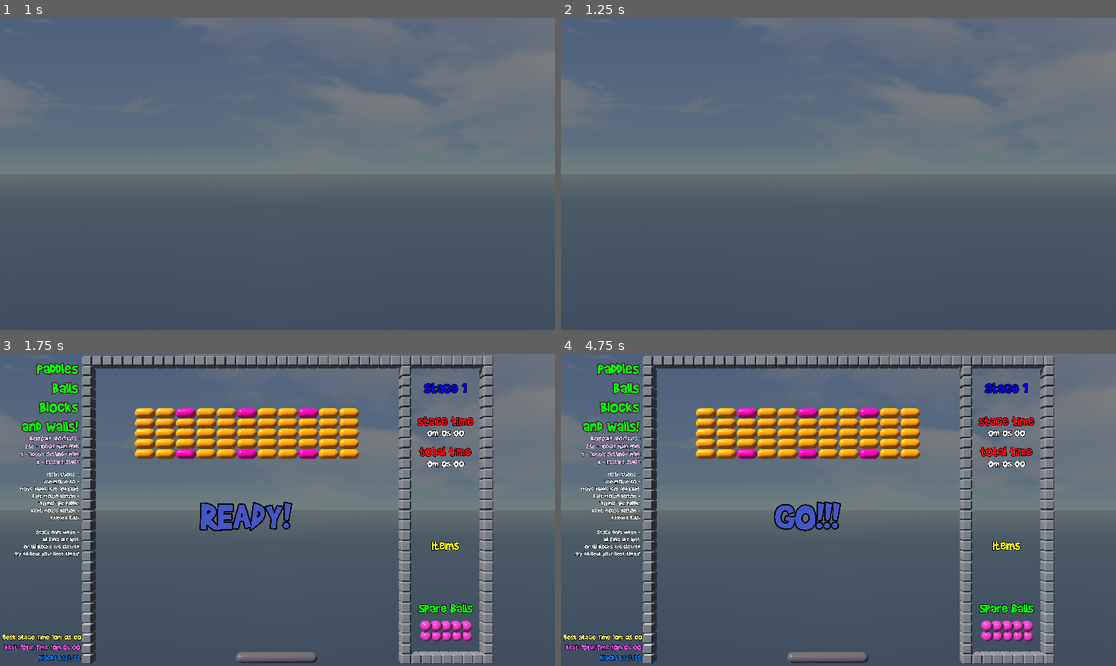
Above: before the commit, frames 1-4 (two rows, left to right).
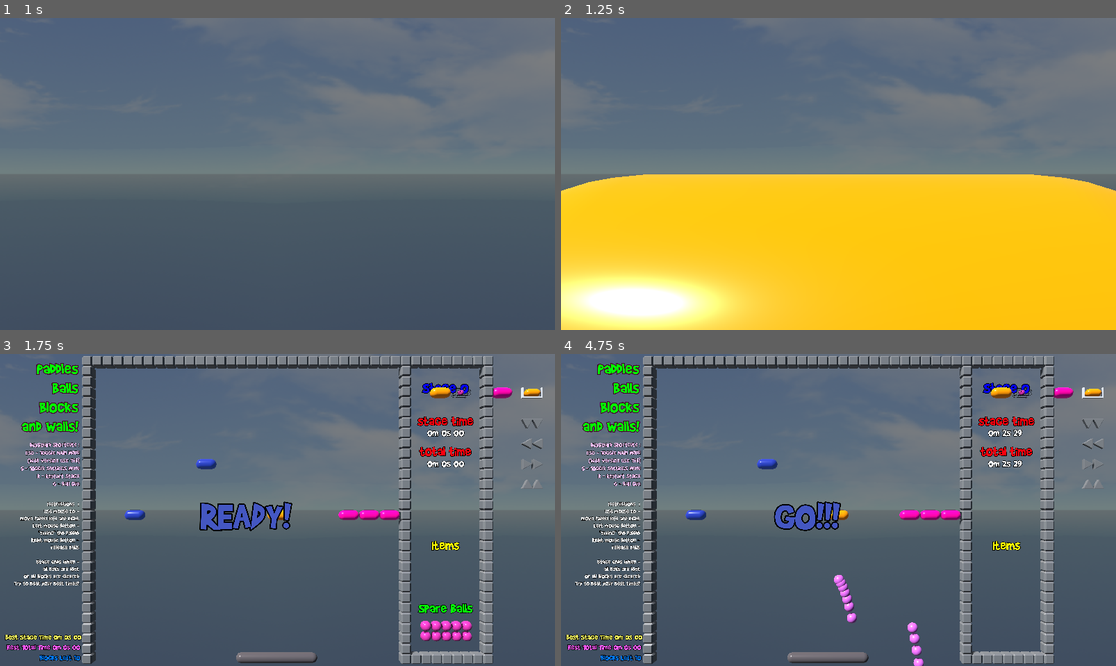
Above: after the commit, the same moments.

Repository: Chaduke/paddles_balls_blocks_walls
Game: Godot game, scene res://scenes/main.tscn
Two runs of this game, one before a commit and one after it. Both use one fixed random seed, a clock stepped at 60 frames per second and the inputs below. Sound files missing from this copy of the repository are replaced by a short silence.
Inputs (mouse positions are in pixels of both pictures, inside the frame that each line leads up to):
- Up to frame 1 (1 s): click "START GAME" at 0.5 s
- Up to frame 2 (1.25 s): no input
- Up to frame 3 (1.75 s): tap Enter (ui_accept) at 1.25, 1.52 s; move the mouse to (271, 516) at 1.27 s; press the mouse at (271, 516) at 1.28 s; hold Right (ui_right) from 1.28 s (still down); right-click (271, 516) at 1.35 s
- Up to frame 4 (4.75 s): tap Enter (ui_accept) at 1.82, 2.27, 2.57, 3.05, 3.6, 3.77, 4.07, 4.52 s; move the mouse to (877, 513) at 2.02 s; release the mouse at (877, 513) at 2.03 s; click (877, 513) at 2.1 s; tap G (ball_gun, bound only after the commit) at 2.3, 2.85 s; move the mouse to (794, 506) at 2.77 s; release Right (ui_right) at 2.78 s; hold Left (ui_left) from 2.78 s (still down); move the mouse to (844, 510) at 3.52 s; right-click (844, 510) at 3.8 s; move the mouse to (816, 503) at 4.27 s; press the mouse at (816, 503) at 4.28 s; right-click (816, 503) at 4.35 s

Frame 1 is identical in both runs. In frame 2, 49% of the frame differs, in the area x 0-100%, y 50-100%; in frame 3, 9.3%; in frame 4, 11%.
Error in both runs: Invalid assignment of property or key 'game_ready' with value of type 'bool' on a base object of type 'Node (audio_server.gd)'. (res://scripts/stage.gd:27)

Commit message:
Lot's more improvements to classic ball physics, added gravity, this may replace realistic physics mode completely

Diff:
--- a/project.godot
+++ b/project.godot
@@ -65,6 +65,11 @@
 "events": [Object(InputEventKey,"resource_local_to_scene":false,"resource_name":"","device":-1,"window_id":0,"alt_press …(192 unchanged characters)…
 ]
 }
+ball_gun={
+"deadzone": 0.5,
+"events": [Object(InputEventKey,"resource_local_to_scene":false,"resource_name":"","device":-1,"window_id":0,"alt_pressed":false,"shift_pressed":false,"ctrl_pressed":false,"meta_pressed":false,"pressed":false,"keycode":0,"physical_keycode":71,"key_label":0,"unicode":103,"location":0,"echo":false,"script":null)
+]
+}
 
 [physics]
 
--- a/scenes/ball_classic.tscn
+++ b/scenes/ball_classic.tscn
@@ -18,6 +18,7 @@
 
 [node name="ball_classic" type="Area3D"]
 collision_mask = 31
+priority = 1
 script = ExtResource("1_odfor")
 
 [node name="ball_model" type="MeshInstance3D" parent="."]
--- a/scenes/main.tscn
+++ b/scenes/main.tscn
@@ -7,6 +7,7 @@
 [ext_resource type="Texture2D" uid="uid://dh62r386qxuix" path="res://assets/images/skybox_sunny.png" id="4_w6qld"]
 [ext_resource type="PackedScene" uid="uid://dkpskgpuqpts5" path="res://scenes/paddle.tscn" id="5_478fp"]
 [ext_resource type="FontFile" uid="uid://y2fv3f1jprtd" path="res://assets/fonts/bb.ttf" id="5_l3s87"]
+[ext_resource type="PackedScene" uid="uid://byjm4pu2nw2ew" path="res://scenes/menus/confirm_quit_menu.tscn" id="5_ug5jo"]
 [ext_resource type="PackedScene" uid="uid://bs1eip3jtnoyk" path="res://scenes/menus/settings_menu.tscn" id="7_yw4vb"]
 
 [sub_resource type="PanoramaSkyMaterial" id="PanoramaSkyMaterial_6o1mp"]
@@ -41,6 +42,10 @@
 process_mode = 2
 visible = false
 
+[node name="confirm_quit_menu" parent="." instance=ExtResource("5_ug5jo")]
+process_mode = 2
+visible = false
+
 [node name="camera" type="Camera3D" parent="."]
 transform = Transform3D(1, 0, 0, 0, 1, 0, 0, 0, 1, 0, 15, -200)
 fov = 45.0
@@ -72,32 +77,22 @@
 [node name="WorldEnvironment" type="WorldEnvironment" parent="."]
 environment = SubResource("Environment_enept")
 
-[node name="web_shortcuts" type="Label3D" parent="."]
-transform = Transform3D(1, 0, 0, 0, 1, 0, 0, 0, 1, -19.4, 21.0931, -37)
-visible = false
-text = "Keyboard Shortcuts :
-TAB - Toggle Main Menu
-S - Toggle Settings Menu
-R - Restart Stage"
-font = ExtResource("5_l3s87")
-font_size = 100
-outline_size = 20
-horizontal_alignment = 2
-
-[node name="desktop_shortcuts" type="Label3D" parent="."]
-transform = Transform3D(0.998567, 0, -0.0535211, 0, 1, 0, 0.0535211, 0, 0.998567, -19.4476, 20.9226, -37)
+[node name="keyboard" type="Label3D" parent="."]
+transform = Transform3D(0.998567, 0, -0.0535211, 0, 1, 0, 0.0535211, 0, 0.998567, -19.4476, 19.5169, -37)
 modulate = Color(1, 0.788235, 1, 1)
 text = "Keyboard Shortcuts :
 ESC - Toggle Main Menu
+(web version use TAB)
 S - Toggle Settings Menu
-R - Restart Stage"
+R - Restart Stage
+G - Ball Gun"
 font = ExtResource("5_l3s87")
 font_size = 130
 outline_size = 20
 horizontal_alignment = 2
 
 [node name="instructions_label" type="Label3D" parent="."]
-transform = Transform3D(1, 0, 0, 0, 1, 0, 0, 0, 1, -19.5023, 14.6162, -37)
+transform = Transform3D(1, 0, 0, 0, 1, 0, 0, 0, 1, -19.5023, 11.7037, -37)
 text = "Instructions  :
 Use mouse to -
 move paddle left and right
@@ -114,3 +109,8 @@
 font_size = 120
 outline_size = 20
 horizontal_alignment = 2
+
+[node name="ball_gun_timer" type="Timer" parent="."]
+wait_time = 0.1
+
+[connection signal="timeout" from="ball_gun_timer" to="." method="_on_ball_gun_timer_timeout"]
--- /dev/null
+++ b/scenes/menus/confirm_quit_menu.tscn
@@ -0,0 +1,29 @@
+[gd_scene load_steps=3 format=3 uid="uid://byjm4pu2nw2ew"]
+
+[ext_resource type="Script" path="res://scripts/menus/confirm_quit_menu.gd" id="1_f5v7h"]
+[ext_resource type="FontFile" uid="uid://y2fv3f1jprtd" path="res://assets/fonts/bb.ttf" id="2_r3ruj"]
+
+[node name="confirm_quit_menu" type="Control"]
+layout_mode = 3
+anchors_preset = 15
+anchor_right = 1.0
+anchor_bottom = 1.0
+grow_horizontal = 2
+grow_vertical = 2
+script = ExtResource("1_f5v7h")
+
+[node name="confirm_quit_label" type="Label" parent="."]
+layout_mode = 0
+offset_left = 204.0
+offset_top = 277.0
+offset_right = 1711.0
+offset_bottom = 814.0
+theme_override_colors/font_color = Color(1, 1, 0, 1)
+theme_override_colors/font_shadow_color = Color(0, 0, 0, 1)
+theme_override_constants/shadow_outline_size = 14
+theme_override_fonts/font = ExtResource("2_r3ruj")
+theme_override_font_sizes/font_size = 150
+text = "Really Quit?
+ENTER or SPACE  to confirm
+ESC to Cancel"
+horizontal_alignment = 1
--- a/scenes/menus/settings_menu.tscn
+++ b/scenes/menus/settings_menu.tscn
@@ -20,6 +20,15 @@
 offset_bottom = 712.0
 theme_override_font_sizes/font_size = 24
 text = "Show 3D Background"
+
+[node name="ball_physics_checkbutton" type="CheckButton" parent="."]
+layout_mode = 0
+offset_left = 791.0
+offset_top = 693.0
+offset_right = 1085.0
+offset_bottom = 758.0
+theme_override_font_sizes/font_size = 24
+text = "Realistic Ball Physics"
 
 [node name="settings_label" type="Label" parent="."]
 layout_mode = 0
@@ -49,18 +58,18 @@
 
 [node name="back_button" type="Button" parent="."]
 layout_mode = 0
-offset_left = 904.0
-offset_top = 748.0
-offset_right = 949.0
-offset_bottom = 779.0
+offset_left = 901.0
+offset_top = 809.0
+offset_right = 946.0
+offset_bottom = 840.0
 text = "Back"
 
 [node name="reset_times_button" type="Button" parent="."]
 layout_mode = 0
-offset_left = 851.0
-offset_top = 708.0
-offset_right = 1010.0
-offset_bottom = 739.0
+offset_left = 848.0
+offset_top = 769.0
+offset_right = 1007.0
+offset_bottom = 800.0
 text = "Reset Record Times"
 
 [node name="cancel_button" type="Button" parent="."]
@@ -73,6 +82,7 @@
 text = "Cancel"
 
 [connection signal="toggled" from="show_background_checkbutton" to="." method="_on_show_background_checkbutton_toggled"]
+[connection signal="toggled" from="ball_physics_checkbutton" to="." method="_on_ball_physics_checkbutton_toggled"]
 [connection signal="pressed" from="back_button" to="." method="_on_back_button_pressed"]
 [connection signal="pressed" from="reset_times_button" to="." method="_on_reset_times_button_pressed"]
 [connection signal="pressed" from="cancel_button" to="." method="_on_cancel_button_pressed"]
--- a/scenes/stage_blocks/blocks_0.tscn
+++ b/scenes/stage_blocks/blocks_0.tscn
@@ -38,7 +38,7 @@
 
 [node name="block_pink" parent="." instance=ExtResource("7_05wca")]
 transform = Transform3D(1, 0, 0, 0, 1, 0, 0, 0, 1, 25.5, 14.5, 0)
-item_type = "SmallBalls"
+item_type = "GravityReverse"
 
 [node name="block_pink3" parent="." instance=ExtResource("7_05wca")]
 transform = Transform3D(1, 0, 0, 0, 1, 0, 0, 0, 1, 27.5, 14.5, 0)
--- a/scripts/audio_server.gd
+++ b/scripts/audio_server.gd
@@ -1,3 +1,9 @@
+# audio_server.gd
+
+# this is experimental, not even sure if its a good idea
+# I think for music it could work but sounds seem to work
+# better attached to individual scenes that make them
+# probably should rename this to "music server" or "music manager"
 extends Node
 
 # music
--- a/scripts/ball_classic.gd
+++ b/scripts/ball_classic.gd
@@ -2,7 +2,9 @@
 extends Area3D
 class_name BallClassic
 
-var velocity = Vector3(0,0,0)
+var velocity = Vector3(0.0,0.0,0.0)
+var acceleration = Vector3(0.0,-10.0,0.0)
+
 var x_velocity_limit = 50
 var y_velocity_limit = 50
 
@@ -11,13 +13,12 @@
 var right_bounds = 0.0
 
 func _ready():
-	velocity.x = 1
-	velocity.y = 10
 	$release_sound.play()
 	update_bounds()
 
 func _process(delta):
 	limit_ball_velocity()
+	velocity += acceleration * delta
 	position += velocity * delta
 
 func limit_ball_velocity():
@@ -40,8 +41,8 @@
 		block_collision(body)
 	elif body is Stage:
 		wall_collision()
-	else:
-		print_debug("Collided with something other than paddle, block or stage : " + body.name)
+	#else:
+		#print_debug("Collided with something other than paddle, block or stage : " + body.name)
 
 func update_bounds():
 	var ball_offset = Global.ball_offset()
--- a/scripts/blocks/block_clear.gd
+++ b/scripts/blocks/block_clear.gd
@@ -27,13 +27,13 @@
 	ball_instance.position = global_transform.origin
 	var rng = RandomNumberGenerator.new()
 	rng.randomize()
-	var random_int = rng.randi_range(-10,10)
+	var r = rng.randf_range(-10,10)
 	if Global.default_ball_mode:
-		ball_instance.linear_velocity.x += random_int
+		ball_instance.linear_velocity.x += r
 		ball_instance.linear_velocity.y += 10
 	else:
-		ball_instance.velocity.x += random_int
-		ball_instance.velocity.y += 10
+		ball_instance.velocity.x = r
+		ball_instance.velocity.y = 10
 	main_scene.balls.append(ball_instance)
 	main_scene.add_child.call_deferred(ball_instance)
 
--- a/scripts/global.gd
+++ b/scripts/global.gd
@@ -1,7 +1,7 @@
 # global.gd
 extends Node
 
-var current_stage = 1
+var current_stage = 0
 # you have to count stage 0 in total_stages, 0 is the testing stage
 # so total_stages is the number of playable stages + 1
 var total_stages = 16
--- a/scripts/main.gd
+++ b/scripts/main.gd
@@ -38,8 +38,6 @@
 		tab_event.keycode = KEY_TAB
 		InputMap.action_erase_event("ui_cancel",escape_event)
 		InputMap.action_add_event("ui_cancel", tab_event)
-		$web_shortcuts.show()
-		$desktop_shortcuts.hide()
 
 func _process(delta):
 	elapsed_time+=delta
@@ -67,6 +65,8 @@
 		if elapsed_time > 0.1 : toggle_settings()
 	if Input.is_action_just_pressed("reset"):
 		restart_stage()
+	if Input.is_action_just_pressed("ball_gun"):
+		$ball_gun_timer.start()
 
 func toggle_main_menu():
 	$main_menu.show()
@@ -85,7 +85,11 @@
 		# position the new ball in respect to the paddle
 		var ball_offset = Global.ball_offset() + 0.1
 		ball_instance.position = $paddle.position + Vector3(0,ball_offset,0)
-		if Global.default_ball_mode: ball_instance.linear_velocity += Vector3(10,40,0)
+		if Global.default_ball_mode:
+			ball_instance.linear_velocity += Vector3(10,40,0)
+		else:
+			ball_instance.velocity.x = 2
+			ball_instance.velocity.y = 10
 		# add the new ball to our list and to the main scene
 		balls.append(ball_instance)
 		add_child(ball_instance)
@@ -133,7 +137,9 @@
 		var spare_ball = spare_balls.get_child(0)
 		spare_ball.queue_free()
 		balls_left-=1
-		if balls_left < 0: balls_left = 0
+		if balls_left < 0:
+			balls_left = 0
+			$ball_gun_timer.stop()
 		return true
 	else:
 		if Global.infinite_balls:
@@ -206,3 +212,6 @@
 		clear_existing_mesh_instance(ball_instance)
 		add_new_mesh_instance(ball_instance)
 		setup_ball_collision(ball_instance)
+
+func _on_ball_gun_timer_timeout():
+	spawn_ball()
--- a/scripts/menus/all_stages_clear_menu.gd
+++ b/scripts/menus/all_stages_clear_menu.gd
@@ -15,4 +15,8 @@
 	Input.set_mouse_mode(Input.MOUSE_MODE_CAPTURED)
 
 func _on_quit_button_pressed():
-	get_tree().quit()
+	var main_scene = get_tree().root.get_child(2)
+	var confirm = main_scene.find_child("confirm_quit_menu")
+	confirm.show()
+	confirm.previous_menu = self
+	hide()
--- /dev/null
+++ b/scripts/menus/confirm_quit_menu.gd
@@ -0,0 +1,13 @@
+extends Control
+var previous_menu = null
+
+func _process(_delta):
+	if visible:
+		if Input.is_action_just_pressed("ui_cancel"):
+			hide()
+			if previous_menu:
+				previous_menu.show()
+				if previous_menu.name=="main_menu":
+					previous_menu.elapsed_time = 0.0
+		elif Input.is_action_just_pressed("ui_accept"):
+			get_tree().quit()
--- a/scripts/menus/game_over_menu.gd
+++ b/scripts/menus/game_over_menu.gd
@@ -14,4 +14,8 @@
 	main_scene.restart_stage()
 
 func _on_quit_button_pressed():
-	get_tree().quit()
+	var main_scene = get_tree().root.get_child(2)
+	var confirm = main_scene.find_child("confirm_quit_menu")
+	confirm.show()
+	confirm.previous_menu = self
+	hide()
--- a/scripts/menus/main_menu.gd
+++ b/scripts/menus/main_menu.gd
@@ -9,10 +9,10 @@
 			if elapsed_time > 0.1 and other_menus_closed():
 				resume_game()
 		else:
-			get_tree().quit()
+			if elapsed_time > 0.1: get_tree().quit()
 
 func other_menus_closed():
-	var main_scene = get_tree().root.get_child(1)
+	var main_scene = get_tree().root.get_child(2)
 	var game_over_menu = main_scene.find_child("game_over_menu")
 	var stage = main_scene.find_child("stage")
 	var stage_cleared_menu = stage.find_child("stage_cleared_menu")
@@ -39,7 +39,11 @@
 		$quit_button.hide()
 
 func _on_quit_button_pressed():
-	get_tree().quit()
+	var main_scene = get_tree().root.get_child(2)
+	var confirm = main_scene.find_child("confirm_quit_menu")
+	confirm.show()
+	confirm.previous_menu = self
+	hide()
 
 func _on_start_button_pressed():
 	start_game()
--- a/scripts/menus/settings_menu.gd
+++ b/scripts/menus/settings_menu.gd
@@ -51,3 +51,6 @@
 func _on_cancel_button_pressed():
 	$cancel_button.hide()
 	$reset_times_button.text = "Reset Record Times"
+
+func _on_ball_physics_checkbutton_toggled(toggled_on):
+	Global.default_ball_mode = toggled_on
--- a/scripts/menus/stage_cleared_menu.gd
+++ b/scripts/menus/stage_cleared_menu.gd
@@ -44,4 +44,8 @@
 	stage_scene.load_next_stage()
 
 func _on_quit_button_pressed():
-	get_tree().quit()
+	var main_scene = get_tree().root.get_child(2)
+	var confirm = main_scene.find_child("confirm_quit_menu")
+	confirm.show()
+	confirm.previous_menu = self
+	hide()
--- a/scripts/paddle.gd
+++ b/scripts/paddle.gd
@@ -59,6 +59,7 @@
 
 func _process(_delta):
 	if Input.is_action_pressed("swing_paddle"):
+		if OS.get_name() == "Web": Input.mouse_mode = Input.MOUSE_MODE_CAPTURED
 		if position.y > 0.5:
 			position.y -= 0.3
 			if position.y < 0.5:
--- a/scripts/pickup_item.gd
+++ b/scripts/pickup_item.gd
@@ -118,14 +118,30 @@
 	elif item_type == "SmallBalls":
 		shrink_balls()
 	elif item_type == "GravityReverse":
-		# change the Y vector to 1 instead of -1, reversing gravity pull
-		PhysicsServer3D.area_set_param(get_world_3d().space,
-		PhysicsServer3D.AREA_PARAM_GRAVITY_VECTOR,
-		Vector3(0, 1, 0))
+		reverse_gravity()
 	elif item_type == "InfiniteBalls":
 		Global.infinite_balls = true
 	elif item_type == "MaxPaddle":
 		paddle.maximize()
+
+func reverse_gravity():
+	# change the Y vector to 1 instead of -1, reversing gravity pull
+	PhysicsServer3D.area_set_param(get_world_3d().space,
+	PhysicsServer3D.AREA_PARAM_GRAVITY_VECTOR,
+	Vector3(0, 1, 0))
+	var main_scene = get_tree().root.get_child(2)
+	for ball in main_scene.balls:
+		if ball is BallClassic:
+			ball.acceleration.y = 10.0
+
+func restore_gravity():
+	PhysicsServer3D.area_set_param(get_world_3d().space,
+	PhysicsServer3D.AREA_PARAM_GRAVITY_VECTOR,
+	Vector3(0, -1, 0))
+	var main_scene = get_tree().root.get_child(2)
+	for ball in main_scene.balls:
+		if ball is BallClassic:
+			ball.acceleration.y = -10.0
 
 func grow_balls():
 	var current = Global.current_ball_size
@@ -161,9 +177,7 @@
 	if secs == timer:
 		Global.set_slot_inactive(slot)
 		if item_type == "GravityReverse":
-			PhysicsServer3D.area_set_param(get_world_3d().space,
-			PhysicsServer3D.AREA_PARAM_GRAVITY_VECTOR,
-			Vector3(0, -1, 0))
+			restore_gravity()
 		if item_type == "InfiniteBalls":
 			Global.infinite_balls = false
 		if item_type == "MaxPaddle":
Not shown: 1 places in scenes/main.tscn that only renumber resources
